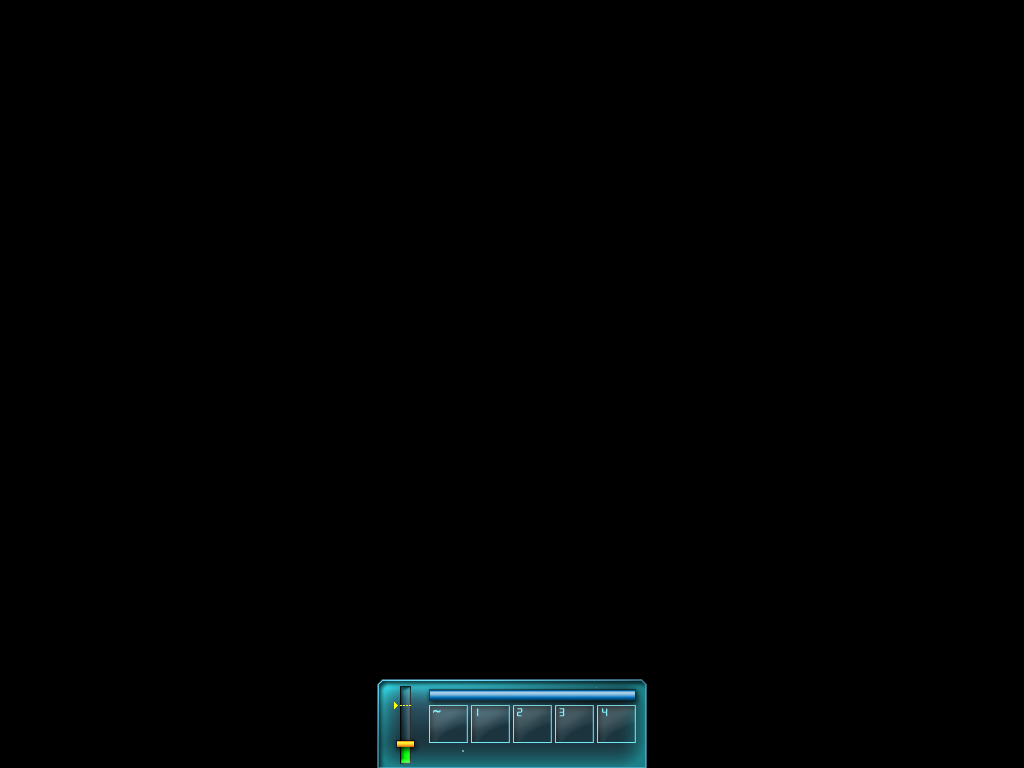
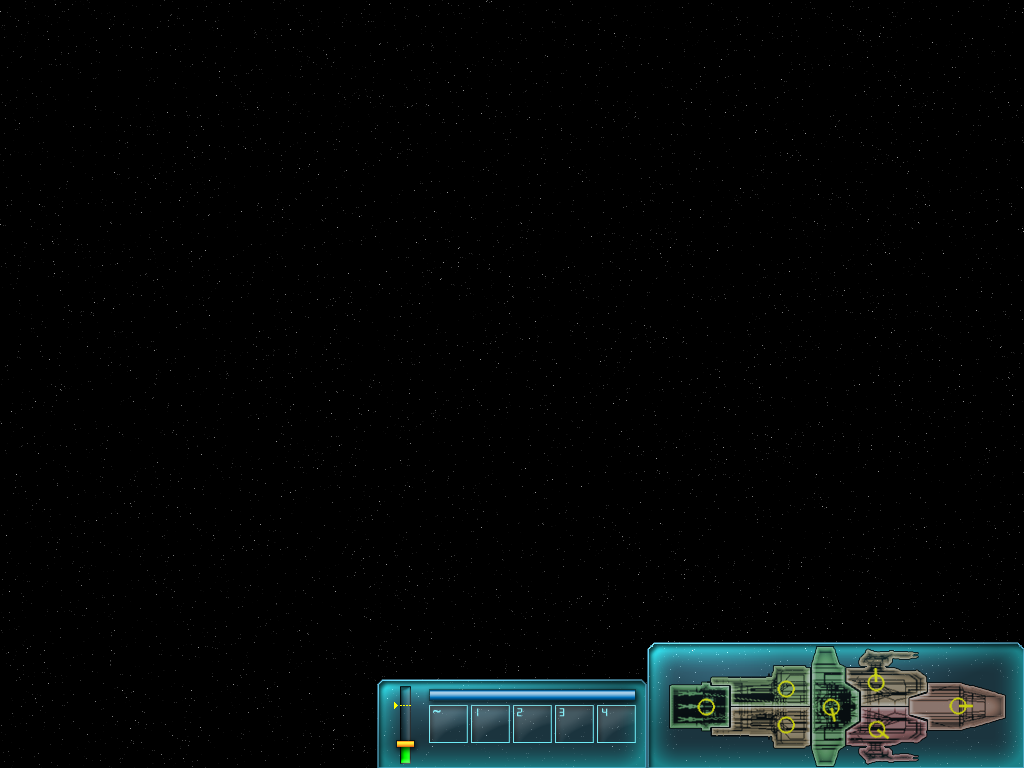
Two versions of the same layered image (1024×768). Layer-by-layer changes:
added group "Group 2" (75%) with 14 layers above "Layer 7 copy" over [left=669, top=646, right=1006, bottom=767]
added layer "Layer 22 copy 2" in group "Group 2" over [left=868, top=720, right=890, bottom=741]
added layer "Layer 22 copy" in group "Group 2" over [left=867, top=668, right=885, bottom=692]
added layer "Layer 22 copy 3" in group "Group 2" over [left=822, top=697, right=841, bottom=723]
added layer "Layer 22 copy 6" in group "Group 2" over [left=697, top=698, right=715, bottom=716]
added layer "Layer 22 copy 5" in group "Group 2" over [left=777, top=716, right=795, bottom=734]
added layer "Layer 22 copy 4" in group "Group 2" over [left=777, top=680, right=795, bottom=698]
added layer "Layer 22" in group "Group 2" over [left=949, top=697, right=973, bottom=715]
added layer "Layer 20" in group "Group 2" over [left=908, top=682, right=1006, bottom=731]
added layer "Layer 19" in group "Group 2" over [left=845, top=648, right=928, bottom=707]
added layer "Layer 18" in group "Group 2" over [left=845, top=706, right=928, bottom=765]
added layer "Layer 17" in group "Group 2" over [left=811, top=646, right=860, bottom=767]
added layer "Layer 16" in group "Group 2" over [left=707, top=665, right=811, bottom=707]
added layer "Layer 15" in group "Group 2" over [left=711, top=706, right=811, bottom=749]
added layer "Layer 21" in group "Group 2" over [left=669, top=676, right=730, bottom=737]
added layer "Layer 4 copy 2" above "Layer 4 copy" over [left=648, top=643, right=1024, bottom=768]
painted on "Layer 9" over [left=0, top=0, right=1024, bottom=768]
